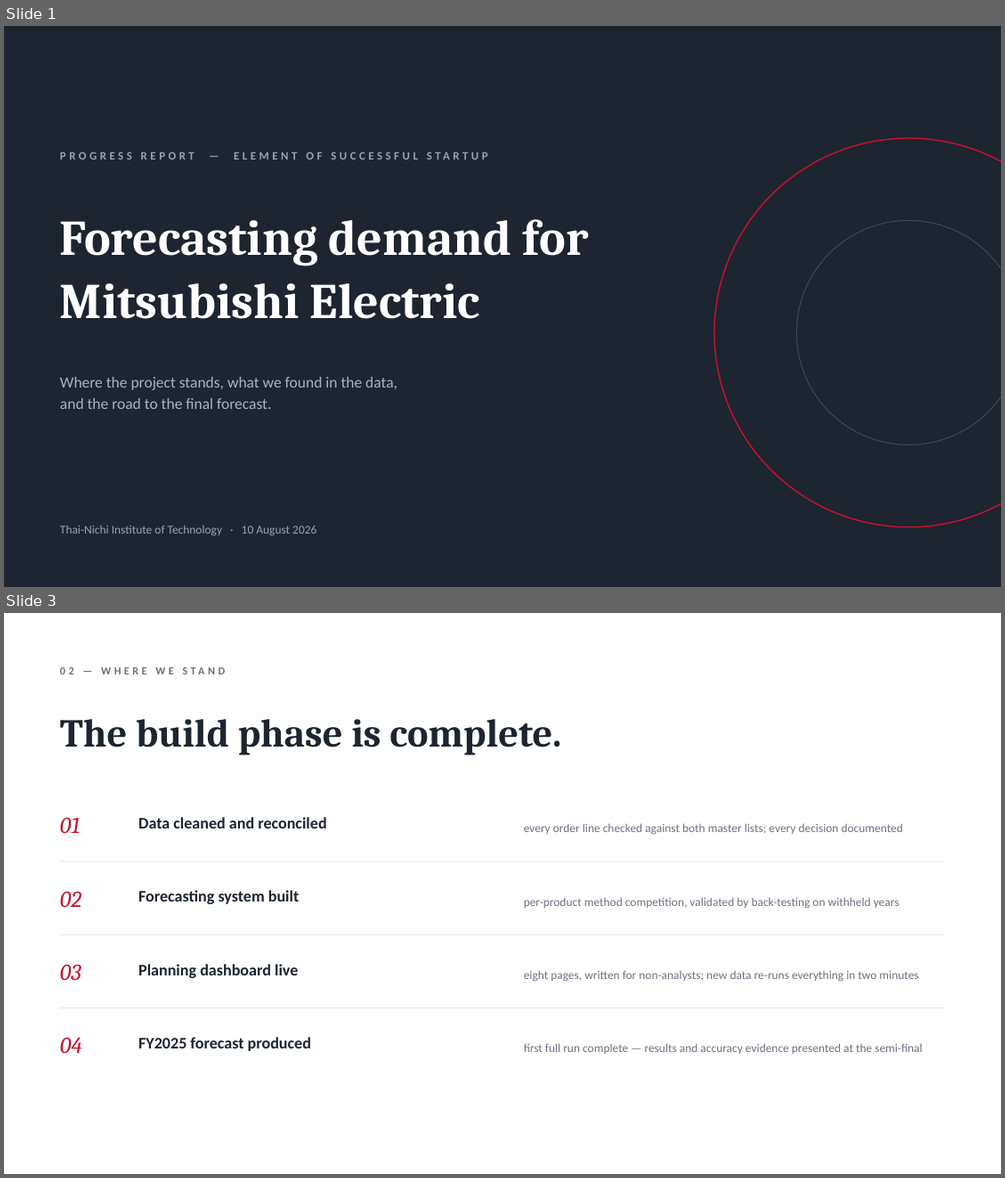
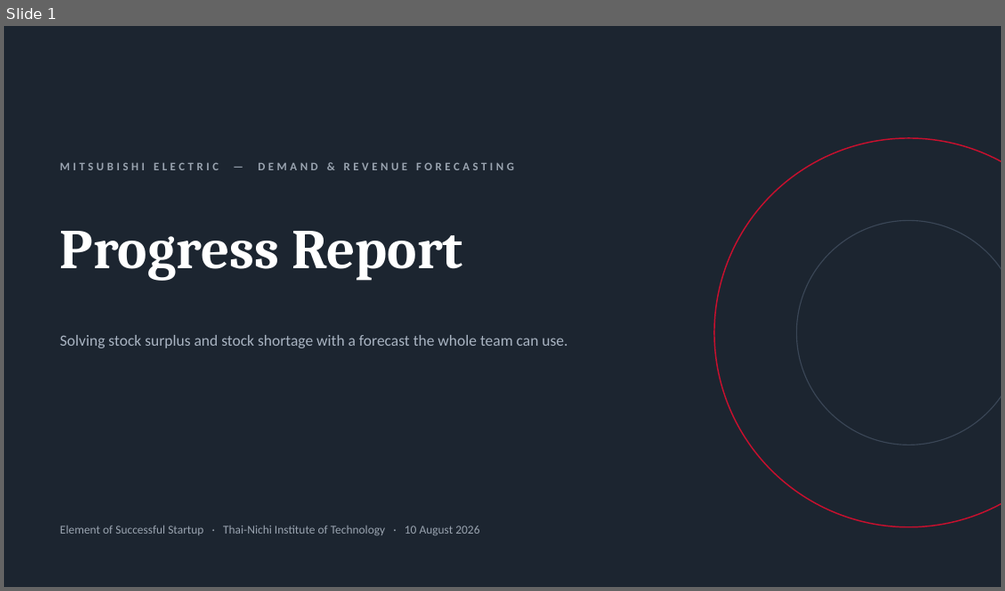
Before and after one commit to DokkDokki/SOE-105, a slide deck: presentation/FY2025_progress_report.pptx. Shown one above the other, each under a label of ours: slides 1 and 3 before the commit, slide 1 after it; the slides between them are not shown. The pictures are 1005x1178 and 1005x591 pixels, drawn with LibreOffice and Linux fonts; fonts in the diff are those of the drawing. Boxes give left, top, right and bottom in pixels: in the first picture for what was removed or moved away, otherwise in the second. Text is boxed around its words. In the diff, an @@ line names an element or a change of style, - is before the commit and + after.

```diff
--- a/presentation/FY2025_progress_report.pptx
+++ b/presentation/FY2025_progress_report.pptx
@@ slide 3 removed at (x1=4, y1=613, x2=1001, y2=1174), background #FFFFFF @@
@@ text removed at (x1=60, y1=659, x2=945, y2=682) @@
-02 — WHERE WE STAND
@@ text removed at (x1=60, y1=719, x2=561, y2=755) @@
-The build phase is complete.
@@ text removed at (x1=60, y1=817, x2=81, y2=833) @@
-01
@@ text removed at (x1=138, y1=817, x2=326, y2=828) @@
-Data cleaned and reconciled
@@ text removed at (x1=524, y1=823, x2=903, y2=835) @@
-every order line checked against both master lists; every decision documented
@@ line removed from (60, 861) to (945, 861) @@
@@ text removed at (x1=60, y1=891, x2=81, y2=907) @@
-02
@@ text removed at (x1=138, y1=890, x2=299, y2=904) @@
-Forecasting system built
@@ text removed at (x1=524, y1=897, x2=899, y2=908) @@
-per-product method competition, validated by back-testing on withheld years
@@ line removed from (60, 934) to (945, 934) @@
@@ text removed at (x1=60, y1=964, x2=81, y2=980) @@
-03
@@ text removed at (x1=138, y1=964, x2=298, y2=978) @@
-Planning dashboard live
@@ text removed at (x1=524, y1=970, x2=918, y2=981) @@
-eight pages, written for non-analysts; new data re-runs everything in two minutes
@@ line removed from (60, 1008) to (945, 1008) @@
@@ text removed at (x1=60, y1=1037, x2=82, y2=1053) @@
-04
@@ text removed at (x1=138, y1=1037, x2=311, y2=1051) @@
-FY2025 forecast produced
@@ text removed at (x1=524, y1=1043, x2=922, y2=1054) @@
-first full run complete — results and accuracy evidence presented at the semi-final
@@ slide 1 changed as well @@
@@ text at (x1=60, y1=162, x2=514, y2=170): text changed @@
-PROGRESS REPORT — ELEMENT OF SUCCESSFUL STARTUP
+MITSUBISHI ELECTRIC — DEMAND & REVENUE FORECASTING
@@ text at (x1=60, y1=231, x2=463, y2=281): text changed; size 48 to 54 pt @@
-Forecasting demand for
-Mitsubishi Electric
+Progress Report
@@ text at (x1=60, y1=335, x2=567, y2=348): text changed @@
-Where the project stands, what we found in the data,
-and the road to the final forecast.
+Solving stock surplus and stock shortage with a forecast the whole team can use.
@@ text at (x1=60, y1=524, x2=479, y2=535): text changed @@
-Thai-Nichi Institute of Technology · 10 August 2026
+Element of Successful Startup · Thai-Nichi Institute of Technology · 10 August 2026
```
Also in this commit, not shown: 5 other slides changed, 2 slides added, 3 other slides removed.
